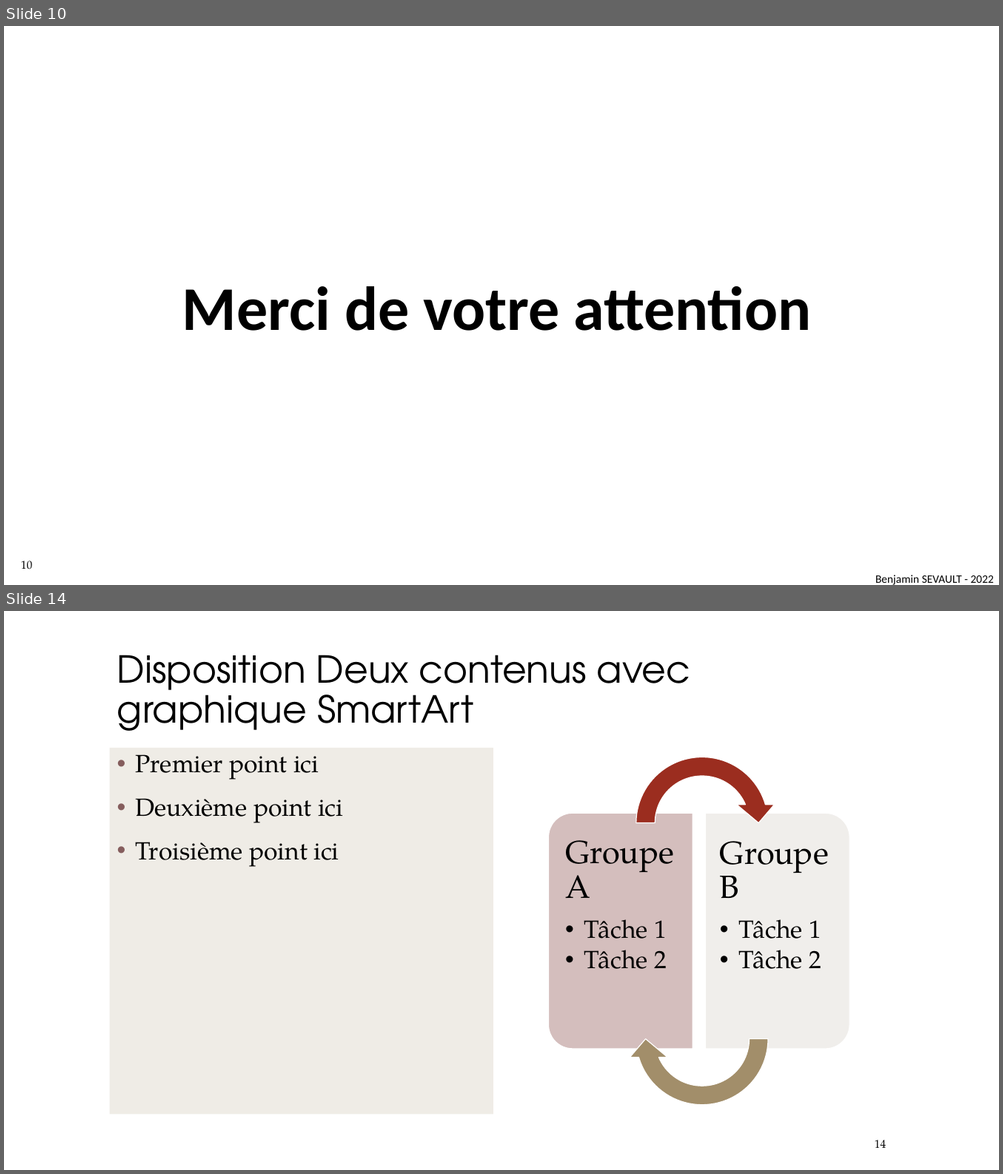
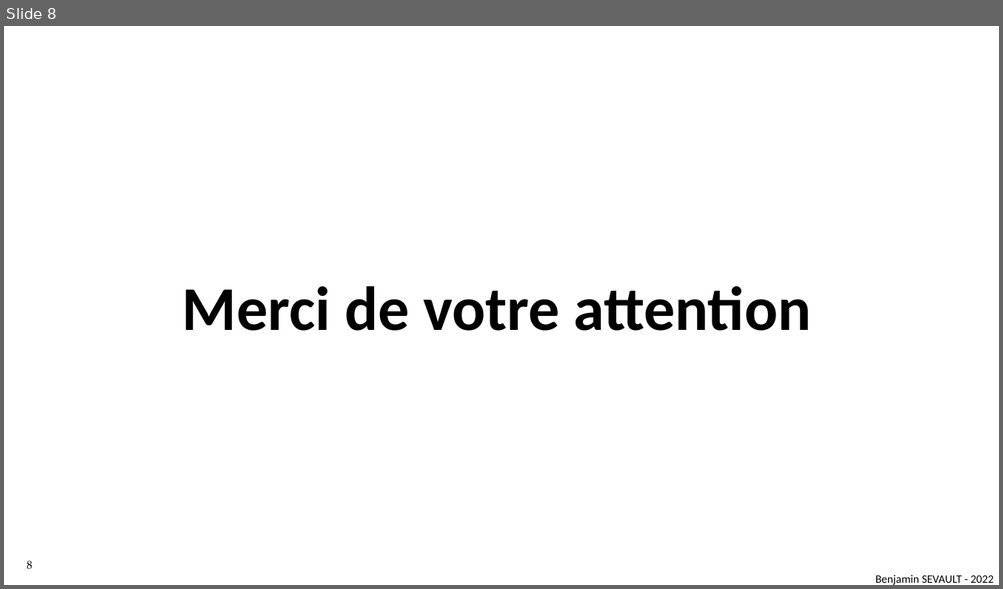
Before and after one commit to BSevault/beemonitor-docs, a slide deck: Projet de ruche connectée.pptx. Shown one above the other, each under a label of ours: slides 10 and 14 before the commit, slide 8 after it; the slides between them are not shown. The pictures are 1003x1174 and 1003x589 pixels, drawn with LibreOffice and Linux fonts; fonts in the diff are those of the drawing; background and template pictures are left out. Boxes give left, top, right and bottom in pixels: in the first picture for what was removed or moved away, otherwise in the second. Text is boxed around its words. In the diff, an @@ line names an element or a change of style, - is before the commit and + after.

```diff
--- a/Projet de ruche connectée.pptx
+++ b/Projet de ruche connectée.pptx
@@ slide 14 removed at (4,611,999,1170), background picture (left out) @@
@@ title removed at (117,655,690,731) @@
-Disposition Deux contenus avec graphique SmartArt
@@ text removed at (109,748,492,1115) @@
-• Premier point ici
-• Deuxième point ici
-• Troisième point ici
@@ group removed at (549,748,849,1115): 2 round same rects, 2 texts, 2 circular arrows @@
-Groupe A
-  • Tâche 1
-  • Tâche 2
-Groupe B
-  • Tâche 1
-  • Tâche 2
@@ page number removed at (874,1140,885,1148) @@
-14
@@ what was slide 10 is now slide 8 @@
@@ page number at (27,561,33,570): text changed @@
-10
+8
```
Also in this commit, not shown: 4 slides changed, 1 slide added, 6 other slides removed, 3 other files.
